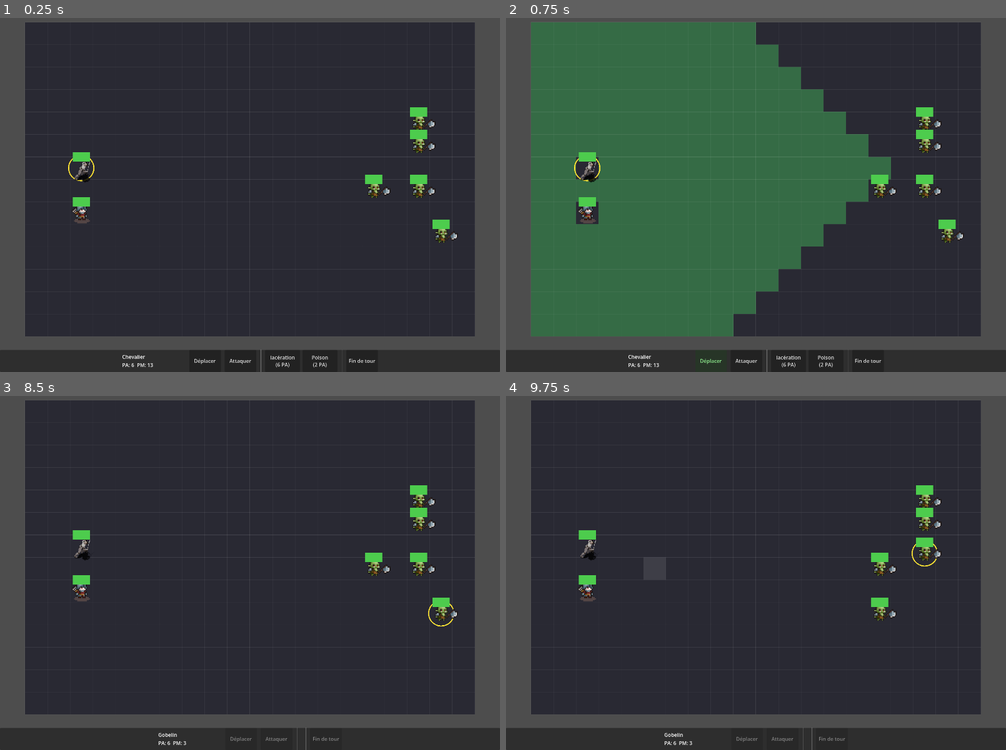
Above: before the commit, frames 1-4 (two rows, left to right).
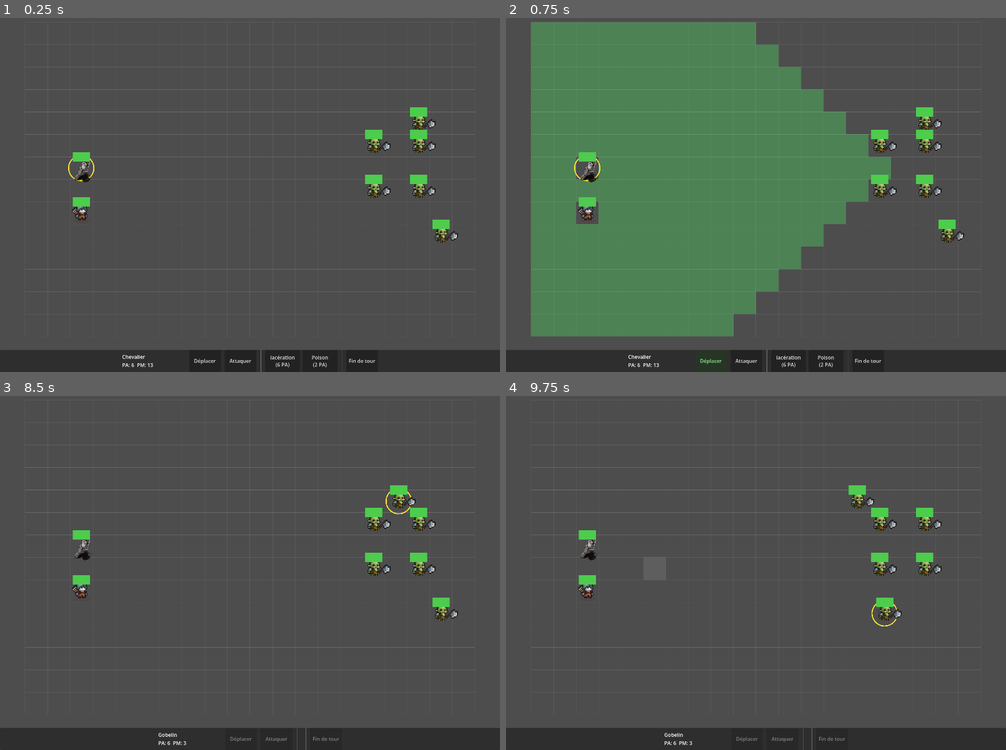
Above: after the commit, the same moments.

Repository: Essy7126/dungeon-draft-v-2
Game: Godot game, scene res://data/main.tscn
The game is run twice, just before and just after one commit, with the same random seed, the same clock (stepped at 60 frames per second) and the same inputs.
Inputs (mouse positions are in pixels of both pictures, inside the frame that each line leads up to):
- Up to frame 1 (0.25 s): no input
- Up to frame 2 (0.75 s): click "Déplacer" at 0.5 s
- Up to frame 3 (8.5 s): click "Attaquer" at 1.25 s; click "lacération (6 PA)" at 2 s; click "Poison (2 PA)" at 2.75 s; click "Fin de tour" at 3.5 s; click "Déplacer" at 4.25 s; click "Attaquer" at 5 s; click "frappe (2 PA)" at 5.75 s; click "Mur de glace (2 PA)" at 6.5 s; click "feu (2 PA)" at 7.25 s; click "Fin de tour" at 8 s
- Up to frame 4 (9.75 s): move the mouse to (866, 537) at 8.77 s; click (866, 537) at 8.92 s; move the mouse to (656, 576) at 9.52 s; click (656, 576) at 9.67 s

The runs differ from the first frame. In frame 1, 78% of the frame differs, in the area x 5-95%, y 1-90%; in frame 2, 31%; in frame 3, 79%; in frame 4, 79%.

Commit message:
correction grille

Diff:
--- a/battle/battle.gd
+++ b/battle/battle.gd
@@ -167,25 +167,37 @@
 			_place(hero, zone[i])
 			units.append(hero)
 
-# --- Ennemis : viennent du RoomData, placés aléatoirement dans leur zone ---
 func _spawn_enemies() -> void:
 	if room_data == null:
 		push_warning("Aucune RoomData assignée : pas d'ennemis.")
 		return
 
-	# On copie la zone pour piocher dedans sans répétition.
+	# On copie la zone et on la mélange pour un placement aléatoire.
 	var available = room_data.enemy_spawn_zone.duplicate()
 	available.shuffle()
 
-	var index = 0
 	for enemy_data in room_data.enemies:
-		if index >= available.size():
-			push_warning("Pas assez de cases dans enemy_spawn_zone pour tous les ennemis.")
+		if enemy_data == null:
+			push_warning("Un ennemi de la salle est null : ignoré.")
+			continue
+
+		# On cherche la première case libre dans la zone mélangée.
+		var spawn_cell = Vector2i(-1, -1)
+		while not available.is_empty():
+			var candidate = available.pop_front()
+			# Case valide, marchable, et SURTOUT pas déjà occupée.
+			if grid.is_valid(candidate) and not grid.has_unit(candidate) \
+					and grid.is_walkable(candidate):
+				spawn_cell = candidate
+				break
+
+		if spawn_cell == Vector2i(-1, -1):
+			push_warning("Plus de case libre dans enemy_spawn_zone pour %s." % enemy_data.unit_name)
 			break
+
 		var enemy = Unit.from_data(enemy_data)
-		_place(enemy, available[index])
+		_place(enemy, spawn_cell)
 		units.append(enemy)
-		index += 1
 
 func _place(unit: Unit, pos: Vector2i) -> void:
 	grid.set_unit(pos, unit)
--- a/battle/grid_view.gd
+++ b/battle/grid_view.gd
@@ -17,6 +17,14 @@
 	GridData.CellType.SHADOW : Color(0.10, 0.09, 0.16),
 	GridData.CellType.RUNE   : Color(0.45, 0.14, 0.65),
 }
+
+# Dessiner le sol/mur en rectangles colorés ?
+# false = on laisse le TileMap afficher le terrain (mode normal avec textures).
+# true  = mode debug sans TileMap (rectangles colorés).
+var show_terrain_colors: bool = false
+
+# Dessiner le liseré fin de la grille par-dessus les textures ?
+var show_grid_lines: bool = true
 
 var grid: GridData
 var _highlights: Dictionary = {}
@@ -90,16 +98,23 @@
 			var corner = grid_to_corner(pos)
 			var rect = Rect2(corner, Vector2(CELL_SIZE, CELL_SIZE))
 
-			var base_color = TYPE_COLORS[grid.get_type(pos)]
-			draw_rect(rect, base_color, true)
+			# Le sol/mur n'est plus dessiné en rectangle : le TileMap s'en charge.
+			# On garde l'option pour débug (mettre show_terrain_colors = true).
+			if show_terrain_colors:
+				draw_rect(rect, TYPE_COLORS[grid.get_type(pos)], true)
 
+			# Surbrillances de gameplay (déplacement, sort) : on les garde TOUJOURS.
 			if _highlights.has(pos):
 				draw_rect(rect, _highlights[pos], true)
 
+			# Effet de terrain dynamique (lave d'un sort) : on le garde.
 			if grid.get_effect(pos) != null:
 				draw_rect(rect, Color(1, 0.8, 0.2, 0.2), true)
 
+			# Survol souris : on le garde.
 			if pos == _hovered and grid.is_valid(_hovered):
 				draw_rect(rect, Color(1, 1, 1, 0.10), true)
 
-			draw_rect(rect, Color(1, 1, 1, 0.10), false)
+			# Liseré de grille : à toi de voir si tu le gardes (voir note plus bas).
+			if show_grid_lines:
+				draw_rect(rect, Color(1, 1, 1, 0.10), false)
